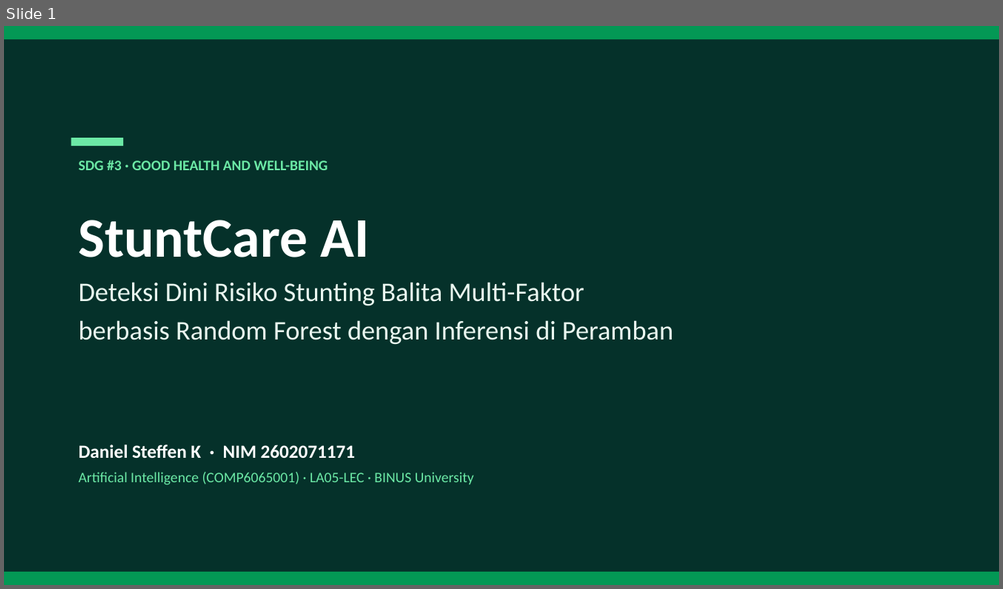
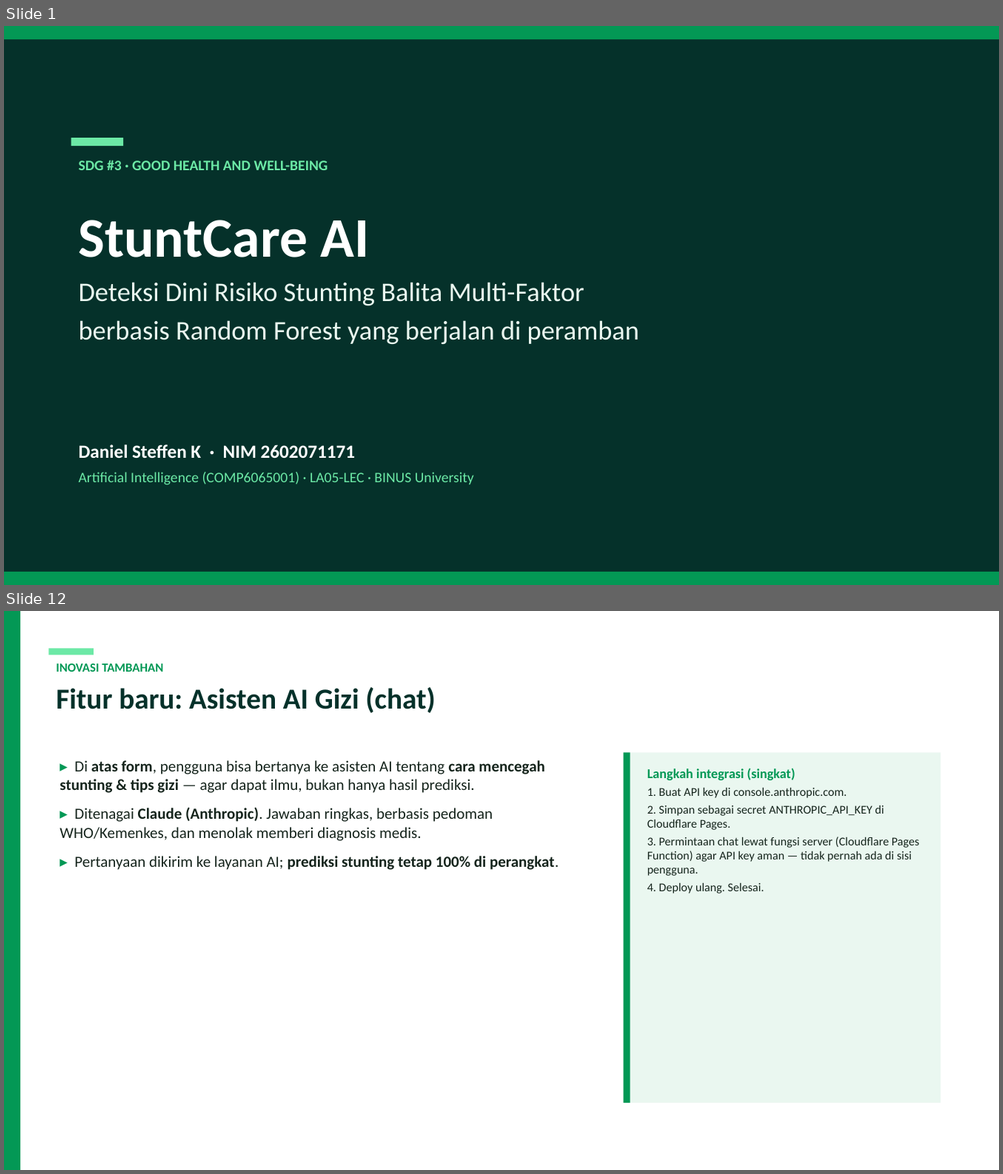
Before and after one commit to steffenkwik/machinelearning-ai, a slide deck: StuntCare_AI_Presentation.pptx. Shown one above the other, each under a label of ours: slide 1 before the commit, slides 1 and 12 after it; the slides between them are not shown. The pictures are 1003x589 and 1003x1174 pixels, drawn with LibreOffice and Linux fonts; fonts in the diff are those of the drawing. Boxes give left, top, right and bottom in pixels: in the first picture for what was removed or moved away, otherwise in the second. Text is boxed around its words. In the diff, an @@ line names an element or a change of style, - is before the commit and + after.

```diff
--- a/StuntCare_AI_Presentation.pptx
+++ b/StuntCare_AI_Presentation.pptx
@@ slide 12 added at (4,611,999,1170), background #FFFFFF @@
@@ rectangle added at (4,611,20,1170), fill #039855 @@
@@ rectangle added at (48,648,94,655), fill #6CE9A6 @@
@@ text added at (56,664,163,672), 12 pt, text #039855, bold @@
+INOVASI TAMBAHAN
@@ text added at (56,687,435,713), 28 pt, text #05312A, bold @@
+Fitur baru: Asisten AI Gizi (chat)
@@ text added at (60,760,558,870), 15 pt, text #15241C @@
+▸ Di atas form, pengguna bisa bertanya ke asisten AI tentang cara mencegah stunting & tips gizi — agar dapat ilmu, bukan hanya hasil prediksi.
+▸ Ditenagai Claude (Anthropic). Jawaban ringkas, berbasis pedoman WHO/Kemenkes, dan menolak memberi diagnosis medis.
+▸ Pertanyaan dikirim ke layanan AI; prediksi stunting tetap 100% di perangkat.
@@ rectangle added at (623,753,940,1103), fill #EAF7F0 @@
@@ rectangle added at (623,753,630,1103), fill #039855 @@
@@ text added at (647,768,919,894), 11.5 pt, text #15241C @@
+Langkah integrasi (singkat)
+1. Buat API key di console.anthropic.com.
+2. Simpan sebagai secret ANTHROPIC_API_KEY di Cloudflare Pages.
+3. Permintaan chat lewat fungsi server (Cloudflare Pages Function) agar API key aman — tidak pernah ada di sisi pengguna.
+4. Deploy ulang. Selesai.
@@ slide 1 changed as well @@
@@ text at (79,321,639,345): text changed @@
-berbasis Random Forest dengan Inferensi di Peramban
+berbasis Random Forest yang berjalan di peramban
```
Also in this commit, not shown: 7 other slides changed, 5 other slides added, 6 slides removed, 7 other files.
